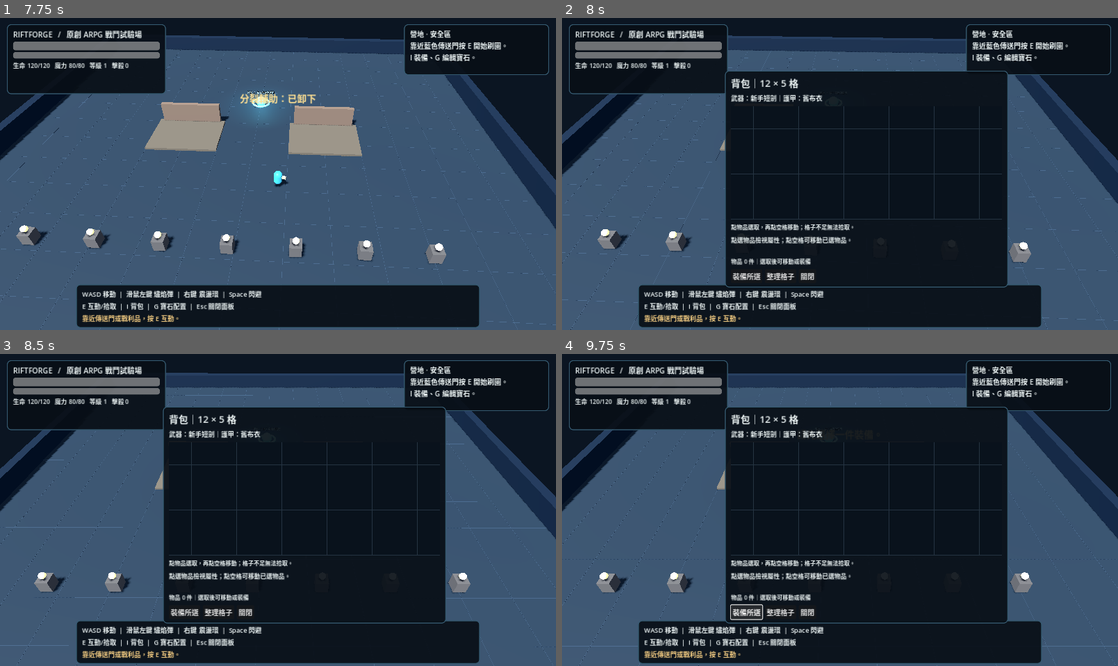
Above: before the commit, frames 1-4 (two rows, left to right).
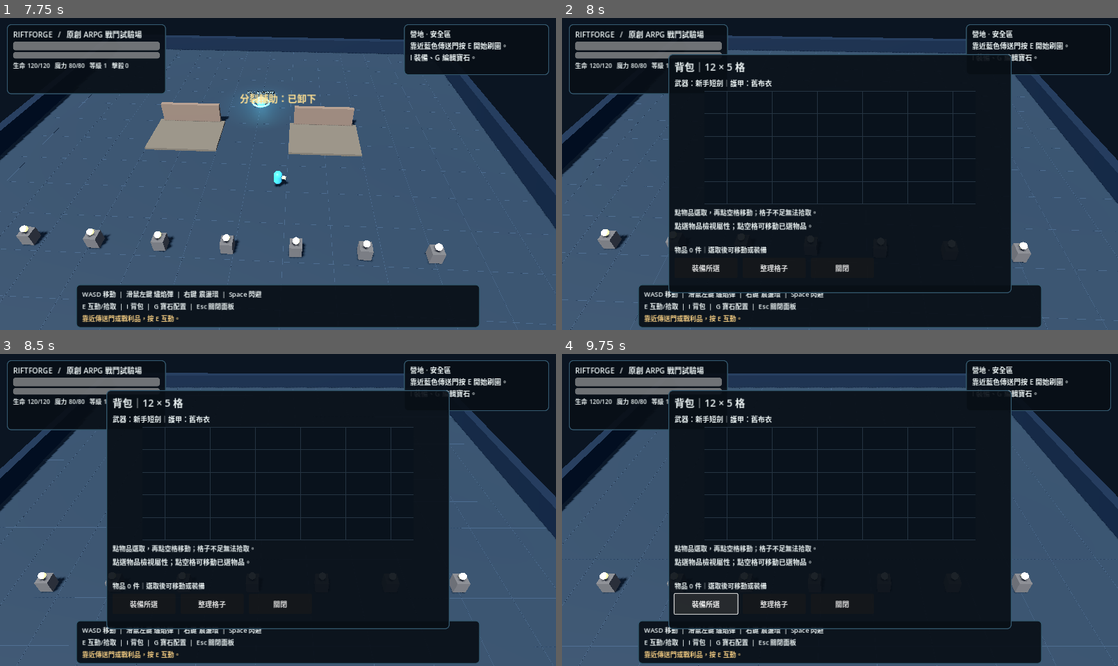
Above: after the commit, the same moments.

Repository: Lucypigr/Riftforge-Godot
Game: Godot game, scene res://scenes/main.tscn
Two runs of this game, one before a commit and one after it. Both use one fixed random seed, a clock stepped at 60 frames per second and the inputs below.
Inputs (mouse positions are in pixels of both pictures, inside the frame that each line leads up to):
- Up to frame 1 (7.75 s): tap Enter at 0.5 s; move the mouse to (400, 158) at 0.52 s; press the mouse at (400, 158) at 0.53 s; hold D (move_right) 0.53-1.25 s; release the mouse at (400, 158) at 1.25 s; drag from (166, 189) to (250, 236) at 1.27 s; move the mouse to (333, 105) at 2.02 s; hold D (move_right) 2.03-2.75 s; tap G (gems) at 2.1 s; click "藍孔：穿透輔助 — 可再命中 1 隻敵人" at 2.75 s; click "藍孔：穿透輔助 — 可再命中 1 隻敵人" at 3.5 s; click "藍孔：穿透輔助 — 可再命中 1 隻敵人" at 4.25 s; click "綠孔：分裂輔助 — 3 顆投射物，每顆傷害 ×0.78" at 5 s; click "完成 [G]" at 5.75 s; tap Space (dash) at 6.5 s; drag from (250, 236) to (111, 127) at 6.52 s; move the mouse to (444, 220) at 7.27 s; hold A (move_left) from 7.28 s (still down); right-click (444, 220) at 7.35 s
- Up to frame 2 (8 s): keep holding A (move_left); tap I (inventory) at 7.9 s
- Up to frame 3 (8.5 s): release A (move_left) at 8 s; drag from (305, 497) to (194, 432) at 8.02 s
- Up to frame 4 (9.75 s): move the mouse to (867, 510) at 8.77 s; hold S (move_backward) 8.78-9.5 s; tap Space (dash) at 8.85 s; click (867, 510) at 8.92 s; click "裝備所選" at 9.5 s

Frame 1 is identical in both runs. In frame 2, 14% of the frame differs, in the area x 19-81%, y 11-89%; in frame 3, 14%; in frame 4, 14%.

Commit message:
Make inventory panel 790 by 550 with centered enlarged 52px cell grid

Diff:
--- a/scripts/grid_hud.gd
+++ b/scripts/grid_hud.gd
@@ -1,49 +1,54 @@
 extends "res://scripts/hud.gd"
-## Grid is a gameplay state, not decorative slots; equip/move uses grid validation.
+## Grid is gameplay state, not decorative slots; equip/move uses grid validation.
 const Grid = preload("res://scripts/grid_inventory.gd")
 const GridView = preload("res://scripts/inventory_grid_view.gd")
+const INVENTORY_PANEL_SIZE := Vector2(790, 550)
 var _grid_view: Control
 var _grid_status: Label
 var _overflow_choices: OptionButton
 var _selected_index := -1
 
 func _build_inventory() -> void:
-	_inventory_panel = _panel(-265, -237, 265, 237, true)
+	_inventory_panel = _panel(-395, -275, 395, 275, true)
 	_inventory_panel.visible = false
 	var layout := VBoxContainer.new()
 	layout.add_theme_constant_override("separation", 7)
 	_inventory_panel.add_child(layout)
-	layout.add_child(_label("背包｜12 × 5 格", 22))
-	_equipment = _label("", 15)
+	layout.add_child(_label("背包｜12 × 5 格", 23))
+	_equipment = _label("", 16)
 	layout.add_child(_equipment)
 	_grid_view = GridView.new()
-	_grid_view.custom_minimum_size = Vector2(444, 185)
+	_grid_view.custom_minimum_size = Vector2(624, 260)
+	_grid_view.size_flags_horizontal = Control.SIZE_SHRINK_CENTER
 	layout.add_child(_grid_view)
 	_grid_view.cell_pressed.connect(_on_grid_cell)
-	layout.add_child(_label("點物品選取，再點空格移動；格子不足無法拾取。", 13))
-	_item_details = _label("點選物品檢視屬性", 14)
-	_item_details.custom_minimum_size = Vector2(0, 43)
+	layout.add_child(_label("點物品選取，再點空格移動；格子不足無法拾取。", 15))
+	_item_details = _label("點選物品檢視屬性", 16)
+	_item_details.custom_minimum_size = Vector2(0, 48)
 	_item_details.autowrap_mode = TextServer.AUTOWRAP_WORD_SMART
 	layout.add_child(_item_details)
-	_grid_status = _label("", 13)
+	_grid_status = _label("", 15)
 	layout.add_child(_grid_status)
 	_overflow_choices = OptionButton.new()
 	_overflow_choices.visible = false
 	_overflow_choices.item_selected.connect(_on_overflow_selected)
 	layout.add_child(_overflow_choices)
 	var actions := HBoxContainer.new()
-	actions.add_theme_constant_override("separation", 6)
+	actions.add_theme_constant_override("separation", 12)
 	layout.add_child(actions)
 	var equip_button := Button.new()
 	equip_button.text = "裝備所選"
+	equip_button.custom_minimum_size = Vector2(145, 46)
 	equip_button.pressed.connect(_equip_selected)
 	actions.add_child(equip_button)
 	var tidy_button := Button.new()
 	tidy_button.text = "整理格子"
+	tidy_button.custom_minimum_size = Vector2(145, 46)
 	tidy_button.pressed.connect(_repack)
 	actions.add_child(tidy_button)
 	var close_button := Button.new()
 	close_button.text = "關閉"
+	close_button.custom_minimum_size = Vector2(145, 46)
 	close_button.pressed.connect(toggle_inventory)
 	actions.add_child(close_button)
 
